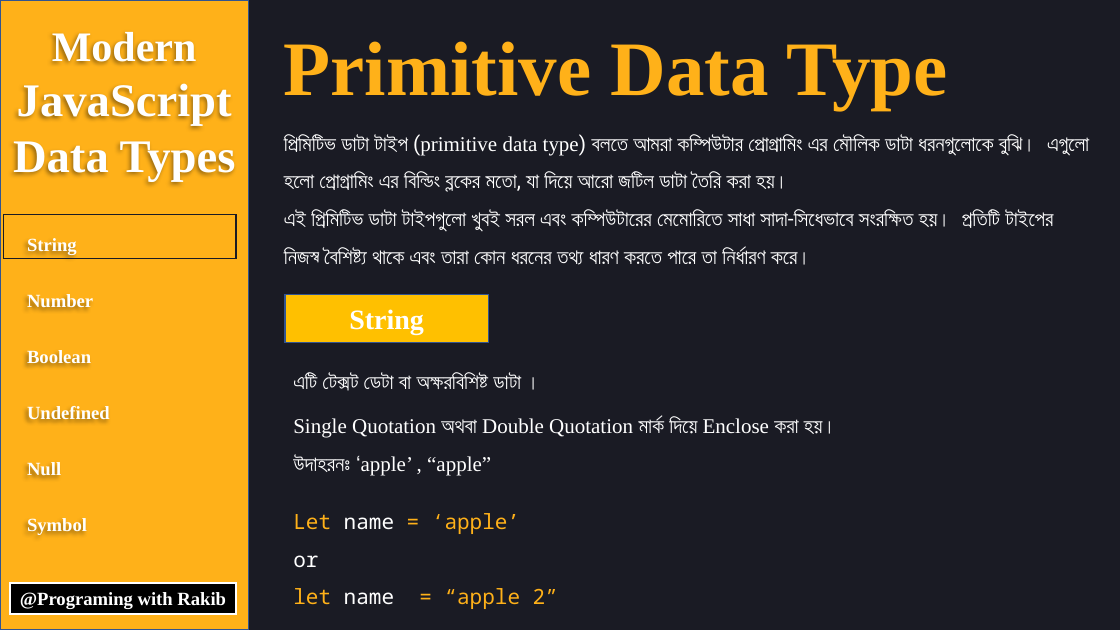
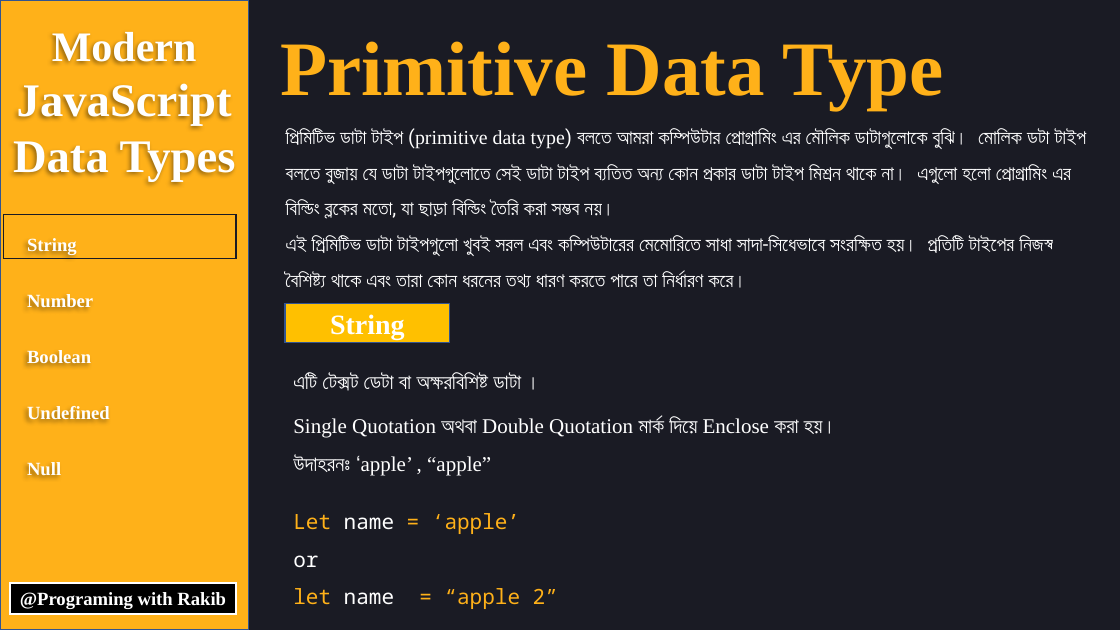
Before and after one commit to rakibmiah99/tutorial-resource, a slide deck: slide 3 of Javascript/data_types.pptx. Drawn at 1120x630 pixels with LibreOffice and Linux fonts; fonts in the diff are those of the drawing. Boxes give left, top, right and bottom in pixels: in the first picture for what was removed or moved away, otherwise in the second. Text is boxed around its words. In the diff, an @@ line names an element or a change of style, - is before the commit and + after.

```diff
--- a/Javascript/data_types.pptx
+++ b/Javascript/data_types.pptx
@@ text "Primitive Data Type": place and size @@
-text "Primitive Data Type" at [284, 41, 948, 110]
+text "Primitive Data Type" at [280, 41, 944, 110]
@@ text at [286, 128, 1087, 219]: text changed; size 18 to 17 pt @@
-প্রিমিটিভ ডাটা টাইপ (primitive data type) বলতে আমরা কম্পিউটার প্রোগ্রামিং এর মৌলিক ডাটা ধরনগুলোকে বুঝি। এগুলো হলো প্রোগ্রামিং এর বিল্ডিং ব্লকের মতো, যা দিয়ে আরো জটিল ডাটা তৈরি করা হয়।
+প্রিমিটিভ ডাটা টাইপ (primitive data type) বলতে আমরা কম্পিউটার প্রোগ্রামিং এর মৌলিক ডাটাগুলোকে বুঝি। মোলিক ডটা টাইপ বলতে বুজায় যে ডাটা টাইপগুলোতে সেই ডাটা টাইপ ব্যতিত অন্য কোন প্রকার ডাটা টাইপ মিশ্রন থাকে না। এগুলো হলো প্রোগ্রামিং এর বিল্ডিং ব্লকের মতো, যা ছাড়া বিল্ডিং তৈরি করা সম্ভব নয়।
@@ text at [286, 236, 1053, 288]: size 18 to 17 pt in "এই প্রিমিটিভ ডাটা টাইপগুলো খুবই সরল এবং ..." @@
@@ rectangle "String": place and size @@
-rectangle "String" at [285, 294, 488, 343]
+rectangle "String" at [285, 303, 450, 343]
@@ text at [27, 518, 87, 535]: paragraph removed @@
-Symbol
```
Also in this commit, not shown: 15 other slides changed, 5 other files.
